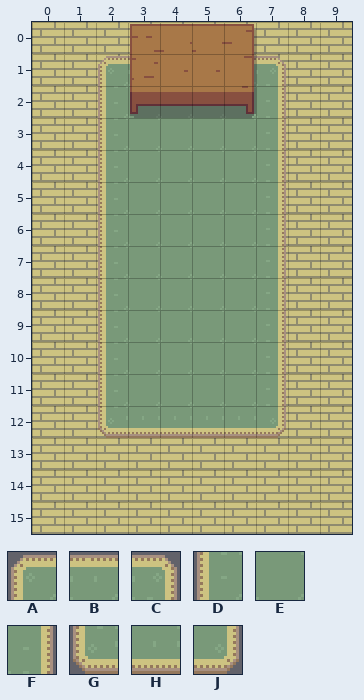
Tiled map: resources/maps/test_house.tmx. That is the earlier state.
Cells are 16x16 px. Shown: x 0..9, y 0..15.
Key: from "inner_tileset_0": A 280, B 281, C 282, D 320, E 321, F 322, G 360, H 361, J 362.
_ is an empty cell, # one hidden under a higher layer.
Layers that did not change in this view are not listed.
Layer "Tile Layer 2" before, first column x 0:
 0 __________
 1 __AB##BC__
 2 __DEEEEF__
 3 __DEEEEF__
 4 __DEEEEF__
 5 __DEEEEF__
 6 __DEEEEF__
 7 __DEEEEF__
 8 __DEEEEF__
 9 __DEEEEF__
10 __DEEEEF__
11 __DEEEEF__
12 __GHHHHJ__
13 __________
14 __________
15 __________
After the commit:
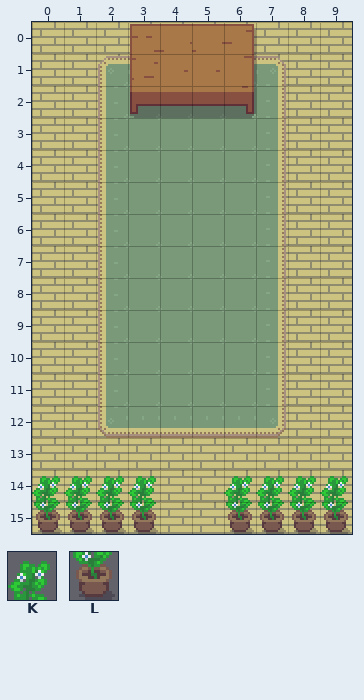
Further tiles: from "inner_tileset_0": K 488, L 528.
Log entry: Fixed crash when talking to no one, edited test house.
Change:
Changed rows in their new state; . is an unchanged cell.
Layer "Tile Layer 2":
first column x 0:
14 KKKK..KKKK
15 LLLL..LLLL
Pixel boxes of the changes (left, top, right, bottom) in both pictures:
added: (32, 476, 158, 534)
added: (224, 476, 350, 534)
